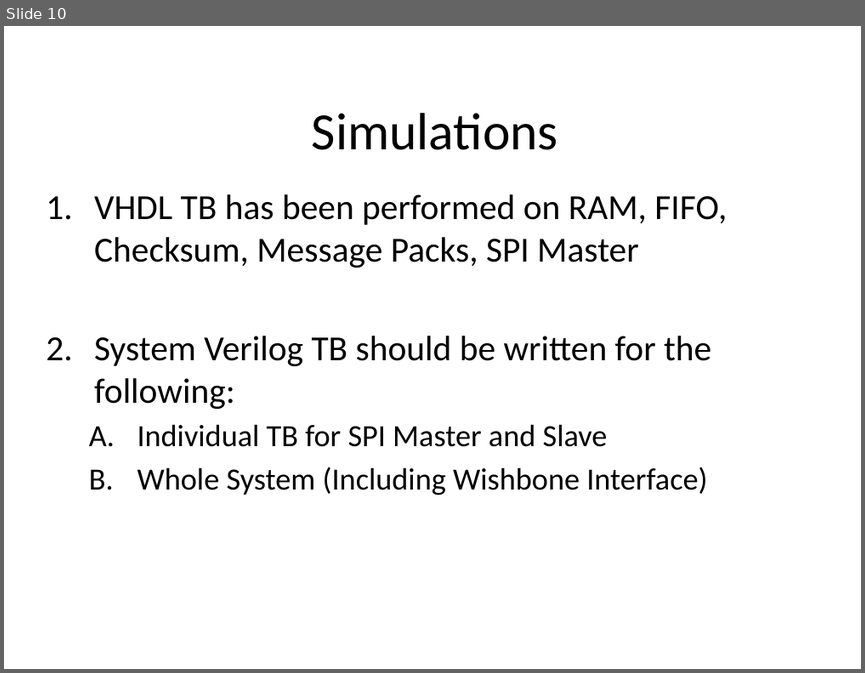
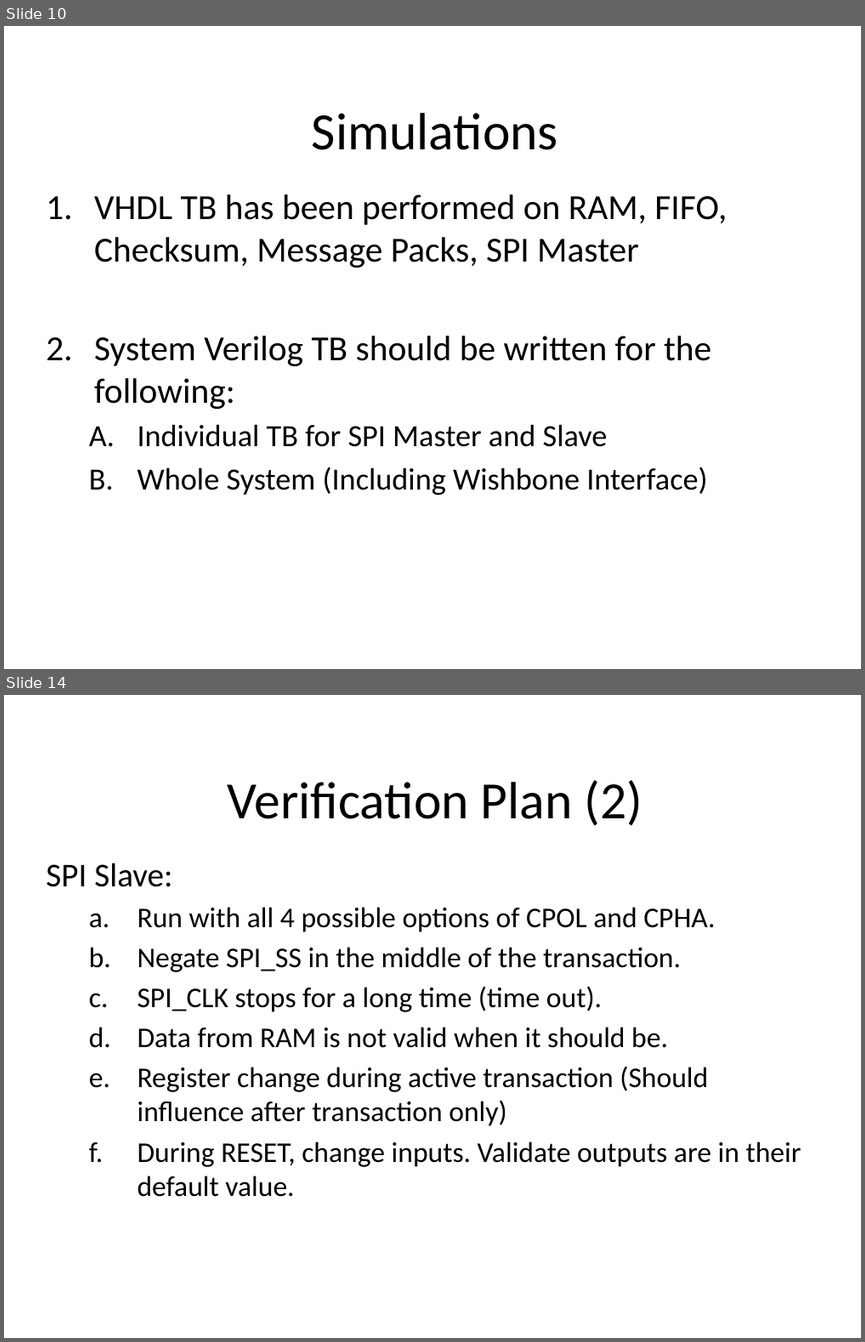
Before and after one commit to dengqingyong/vlsi-spi, a slide deck: Presentations/Mid_Presentation/spi_mid_presentation.pptx. Shown one above the other, each under a label of ours: slide 10 before the commit, slides 10 and 14 after it; the slides between them are not shown. The pictures are 865x673 and 865x1342 pixels, drawn with LibreOffice and Linux fonts; fonts in the diff are those of the drawing; background and template pictures are left out. Boxes give left, top, right and bottom in pixels: in the first picture for what was removed or moved away, otherwise in the second. Text is boxed around its words. In the diff, an @@ line names an element or a change of style, - is before the commit and + after.

Commit message:
1. SPI Mid Presentation update (Final Version) 2. WBS_SPI - Added support in Write to SPI Master's Registers 3. SPI Master - Added BUSY bit

```diff
--- a/Presentations/Mid_Presentation/spi_mid_presentation.pptx
+++ b/Presentations/Mid_Presentation/spi_mid_presentation.pptx
@@ slide 14 added at <box>4,695,861,1338</box>, background picture (left out) @@
@@ title added at <box>228,780,642,826</box>, 44 pt, text #000000 @@
+Verification Plan (2)
@@ subtitle added at <box>46,862,801,1197</box>, 24 pt, text #000000 @@
+SPI Slave:
+  a. Run with all 4 possible options of CPOL and CPHA.
+  b. Negate SPI_SS in the middle of the transaction.
+  c. SPI_CLK stops for a long time (time out).
+  d. Data from RAM is not valid when it should be.
+  e. Register change during active transaction (Should influence after transaction only)
+  f. During RESET, change inputs. Validate outputs are in their default value.
```
Also in this commit, not shown: 5 slides changed, 3 other slides added, 2 other files.
